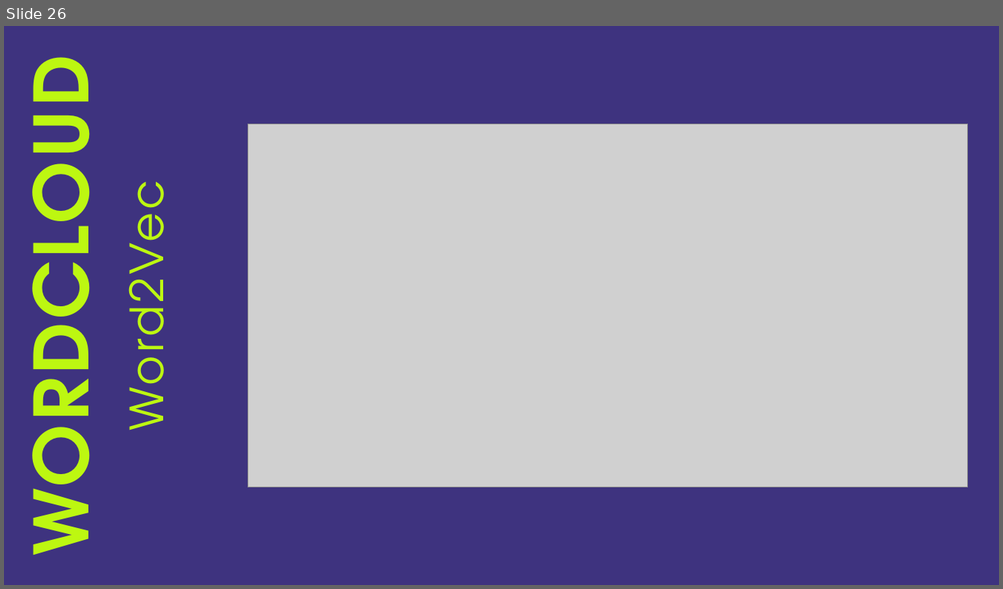
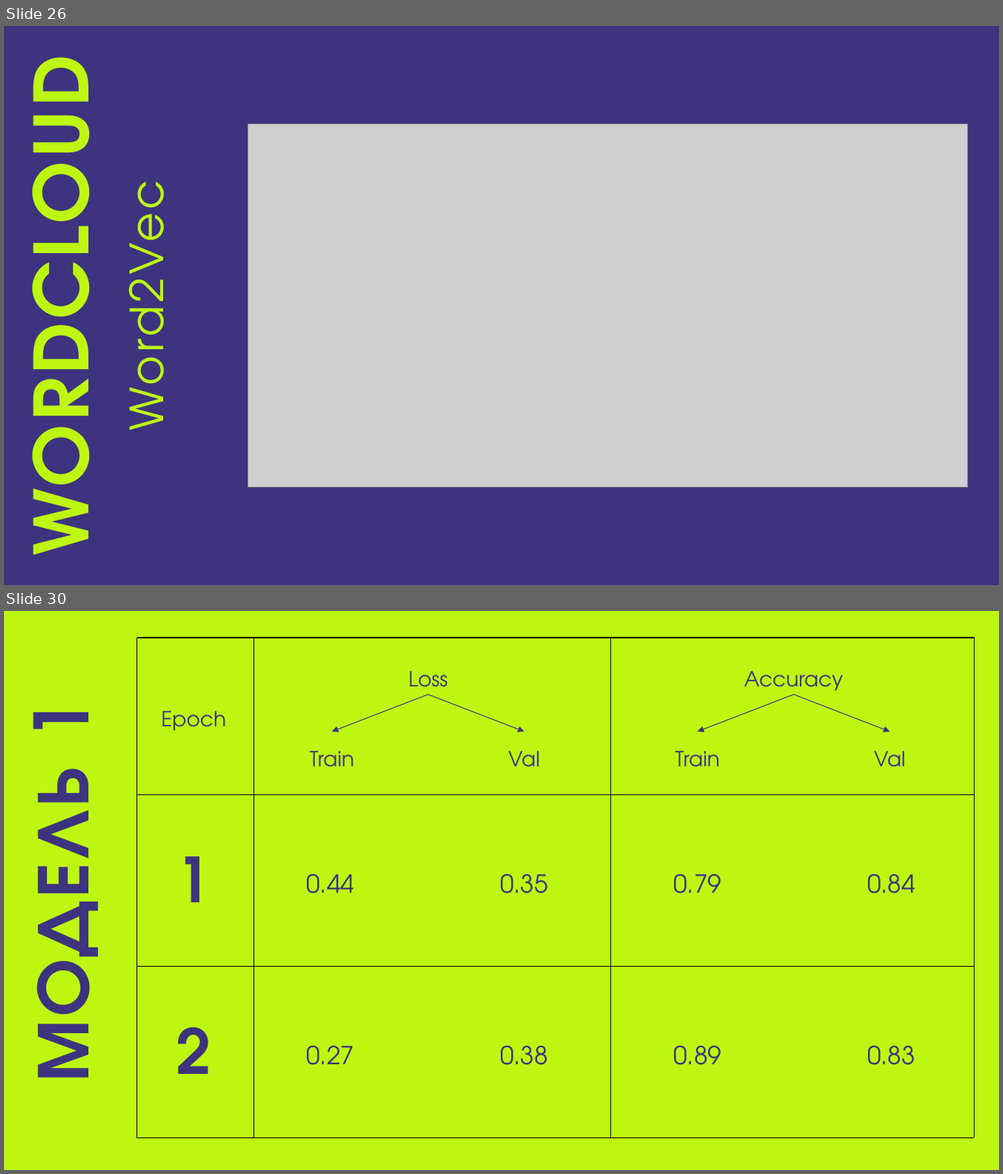
Before and after one commit to arinakatysheva/HW_1_2025-Katysheva_Arina, a slide deck: HW2.pptx. Shown one above the other, each under a label of ours: slide 26 before the commit, slides 26 and 30 after it; the slides between them are not shown. The pictures are 1003x589 and 1003x1174 pixels, drawn with LibreOffice and Linux fonts; fonts in the diff are those of the drawing; grey boxes stand for pictures. Boxes give left, top, right and bottom in pixels: in the first picture for what was removed or moved away, otherwise in the second. Text is boxed around its words. In the diff, an @@ line names an element or a change of style, - is before the commit and + after.

```diff
--- a/HW2.pptx
+++ b/HW2.pptx
@@ slide 30 added at <box>4,611,999,1170</box>, background gradient #BDF711 @@
@@ line added from (974, 638) to (136, 638), #000000 1 pt @@
@@ line added from (136, 1139) to (136, 638), #000000 1 pt @@
@@ line added from (254, 1139) to (254, 638), #000000 1 pt @@
@@ line added from (611, 1139) to (611, 638), #000000 1 pt @@
@@ line added from (974, 1139) to (974, 638), #000000 1 pt @@
@@ text added at <box>408,671,447,696</box>, 20 pt, text #3E337F @@
+Loss
@@ text added at <box>744,671,842,696</box>, 20 pt, text #3E337F @@
+Accuracy
@@ arrow added from (428, 695) to (333, 732), #3E337F 0.75 pt @@
@@ arrow added from (428, 695) to (524, 732), #3E337F 0.75 pt @@
@@ arrow added from (794, 695) to (697, 732), #3E337F 0.75 pt @@
@@ arrow added from (794, 695) to (890, 732), #3E337F 0.75 pt @@
@@ title added at <box>4,712,122,1073</box>, 72 pt, text #3E337F, bold @@
+МОДЕЛЬ 1
@@ text added at <box>161,711,226,731</box>, 20 pt, text #3E337F @@
+Epoch
@@ text added at <box>310,751,354,767</box>, 20 pt, text #3E337F @@
+Train
@@ text added at <box>508,751,540,767</box>, 20 pt, text #3E337F @@
+Val
@@ text added at <box>675,751,720,767</box>, 20 pt, text #3E337F @@
+Train
@@ text added at <box>874,751,905,767</box>, 20 pt, text #3E337F @@
+Val
@@ line added from (974, 795) to (136, 795), #000000 1 pt @@
@@ text added at <box>176,857,211,903</box>, 60 pt, text #3E337F, bold @@
+1
@@ text added at <box>306,874,354,894</box>, 24 pt, text #3E337F @@
+0.44
@@ text added at <box>500,874,548,894</box>, 24 pt, text #3E337F @@
+0.35
@@ text added at <box>673,874,721,894</box>, 24 pt, text #3E337F @@
+0.79
@@ text added at <box>867,874,915,894</box>, 24 pt, text #3E337F @@
+0.84
@@ line added from (974, 967) to (136, 967), #000000 1 pt @@
@@ text added at <box>176,1028,211,1074</box>, 60 pt, text #3E337F, bold @@
+2
@@ text added at <box>306,1045,354,1065</box>, 24 pt, text #3E337F @@
+0.27
@@ text added at <box>500,1045,548,1065</box>, 24 pt, text #3E337F @@
+0.38
@@ text added at <box>673,1045,721,1065</box>, 24 pt, text #3E337F @@
+0.89
@@ text added at <box>867,1045,915,1065</box>, 24 pt, text #3E337F @@
+0.83
@@ line added from (973, 1139) to (136, 1139), #000000 1 pt @@
```
Also in this commit, not shown: 1 slide changed, 6 other slides added, 1 slide removed.
